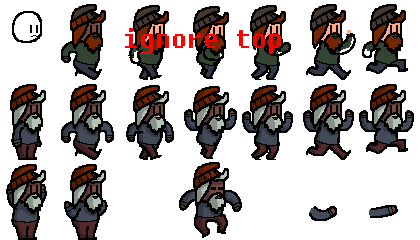
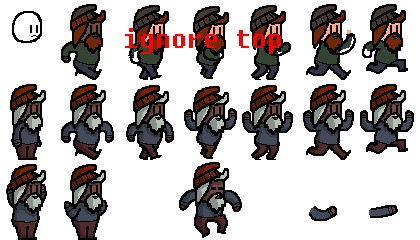
Comparing the layer stacks of the two 420x240 images. Changes:
painted on "armz" over [359, 113, 362, 122]
painted on "outlines" over [257, 124, 322, 130]
